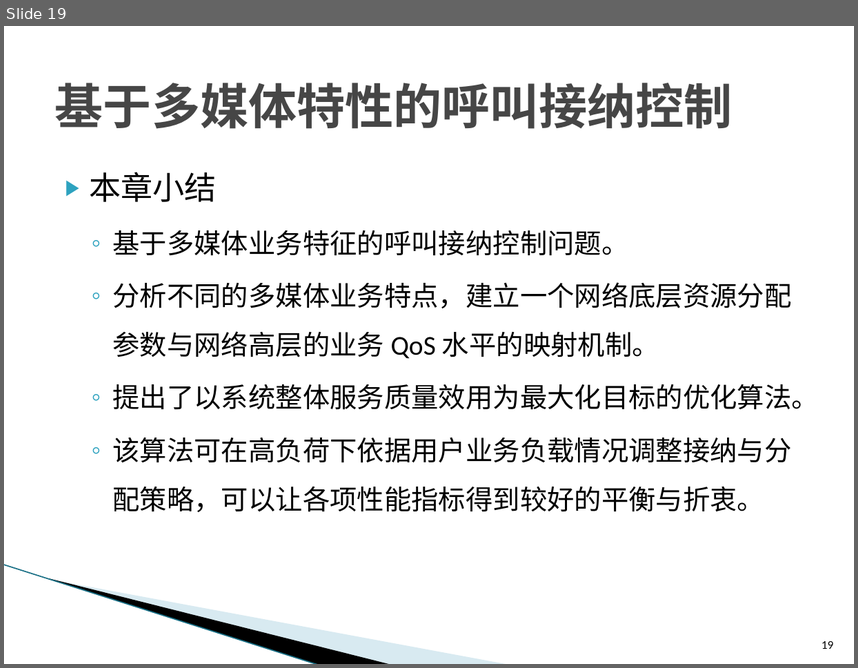
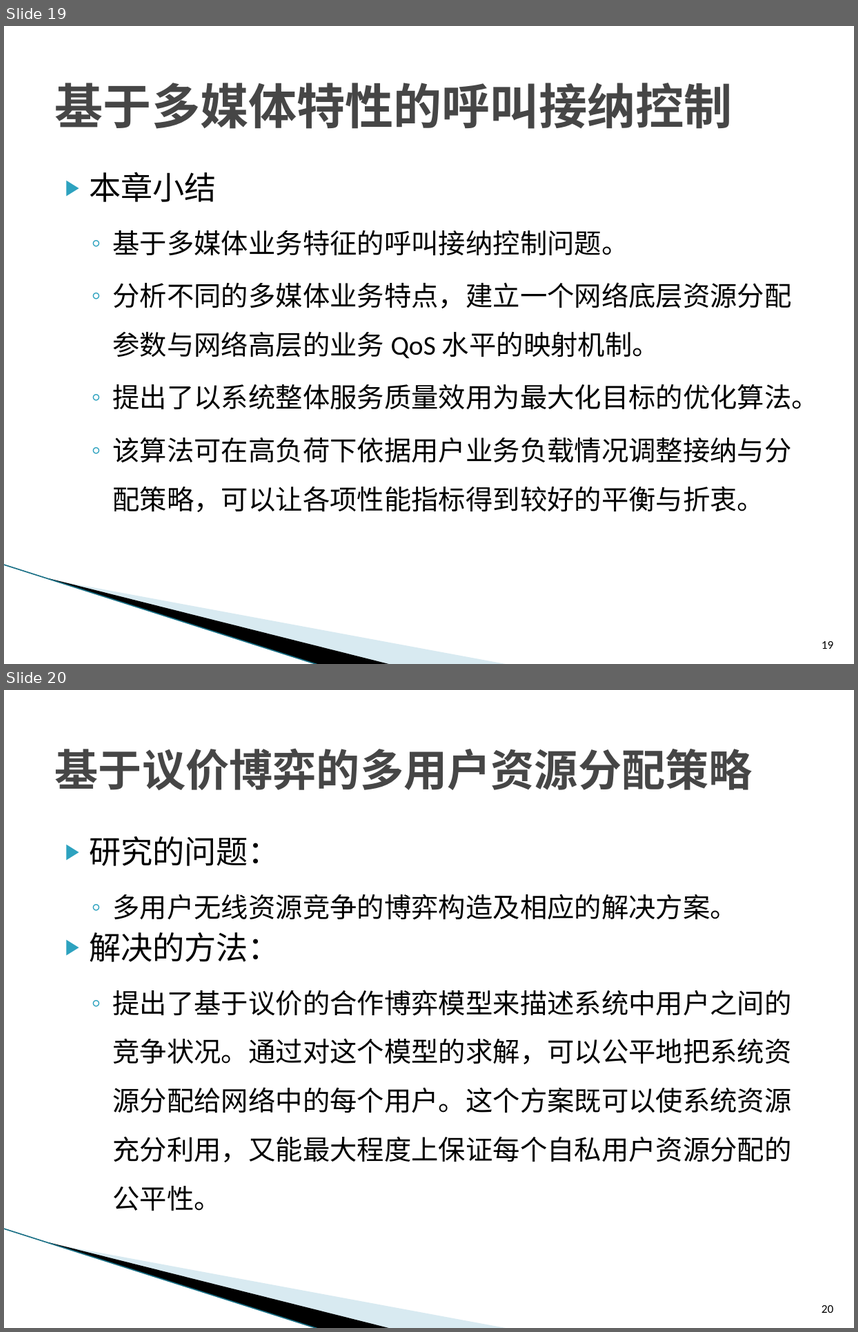
Before and after one commit to ZhiweiYAN/yzw_thesis, a slide deck: defense_phd.pptx. Shown one above the other, each under a label of ours: slide 19 before the commit, slides 19 and 20 after it. The pictures are 858x668 and 858x1332 pixels, drawn with LibreOffice and Linux fonts; fonts in the diff are those of the drawing; background and template pictures are left out. Boxes give left, top, right and bottom in pixels: in the first picture for what was removed or moved away, otherwise in the second. Text is boxed around its words. In the diff, an @@ line names an element or a change of style, - is before the commit and + after.

```diff
--- a/defense_phd.pptx
+++ b/defense_phd.pptx
@@ slide 20 added at box(4, 690, 854, 1328), background #FFFFFF; not listed: 3 template elements that a slide beside it also shows @@
@@ title added at box(55, 748, 753, 791), 36.9 pt, text #464646, bold @@
+基于议价博弈的多用户资源分配策略
@@ text added at box(89, 836, 791, 1210), 23 pt, text #000000 @@
+▶ 研究的问题：
+  ◦ 多用户无线资源竞争的博弈构造及相应的解决方案。
+▶ 解决的方法：
+  ◦ 提出了基于议价的合作博弈模型来描述系统中用户之间的竞争状况。通过对这个模型的求解，可以公平地把系统资源分配给网络中的每个用户。这个方案既可以使系统资源充分利用，又能最大程度上保证每个自私用户资源分配的公平性。
@@ page number added at box(822, 1305, 833, 1312), 10 pt, text #000000 @@
+20
```
Also in this commit, not shown: 2 slides changed, 20 other slides added, 1 other file.
